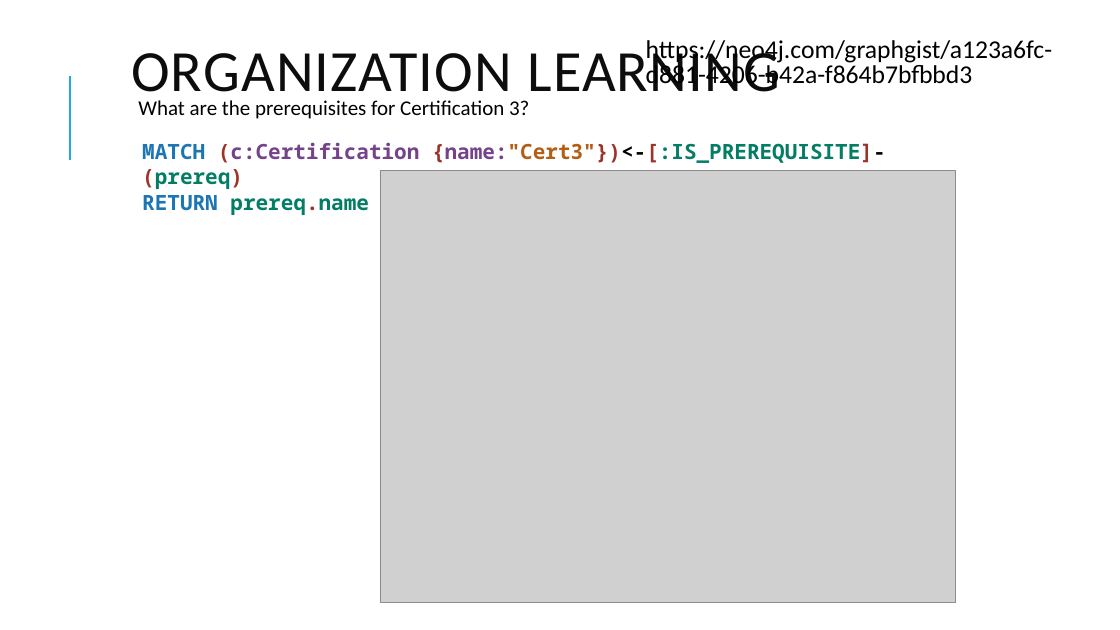
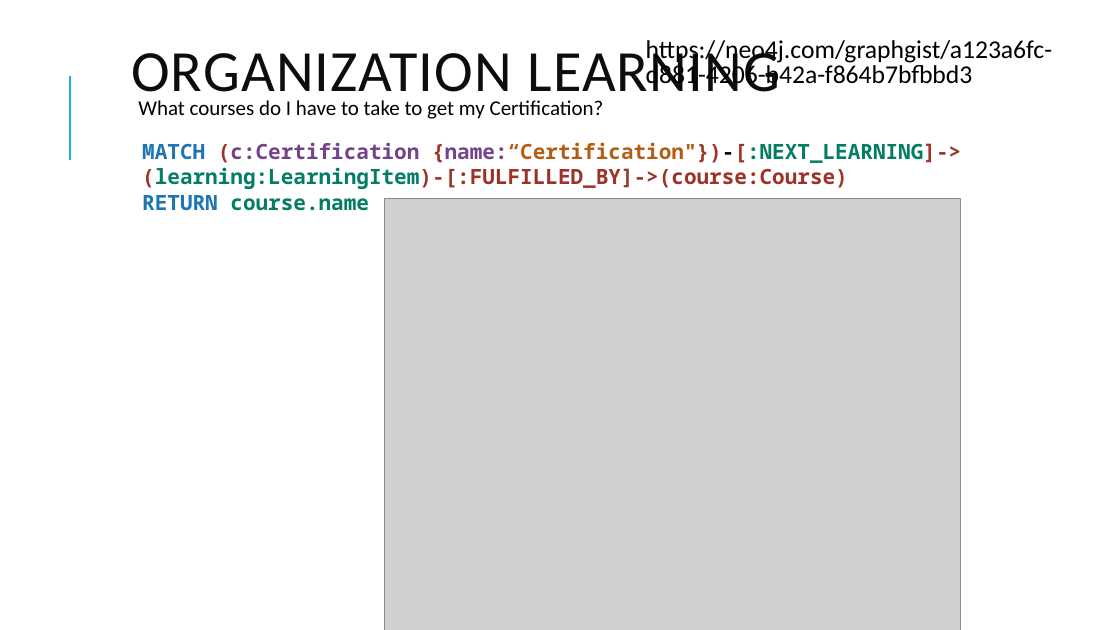
Before and after one commit to jenparker1975/Diabook, a slide deck: slide 27 of presentation/Graph DBs.pptx (slide 21 before the commit). Drawn at 1120x630 pixels with LibreOffice and Linux fonts; fonts in the diff are those of the drawing; grey boxes stand for pictures. Boxes give left, top, right and bottom in pixels: in the first picture for what was removed or moved away, otherwise in the second. Text is boxed around its words. In the diff, an @@ line names an element or a change of style, - is before the commit and + after.

Commit message:
updated presentation

```diff
--- a/presentation/Graph DBs.pptx
+++ b/presentation/Graph DBs.pptx
@@ text at box(138, 100, 604, 119): text changed @@
-What are the prerequisites for Certification 3?
+What courses do I have to take to get my Certification?
@@ text at box(142, 142, 961, 211): text changed @@
-MATCH (c:Certification {name:"Cert3"})<-[:IS_PREREQUISITE]-(prereq)
-RETURN prereq.name
+MATCH (c:Certification {name:“Certification"})-[:NEXT_LEARNING]-> (learning:LearningItem)-[:FULFILLED_BY]->(course:Course)
+RETURN course.name
@@ picture: place and size @@
-picture at box(380, 171, 956, 602)
+picture at box(385, 198, 961, 630)
```
Also in this commit, not shown: 17 other slides changed.
